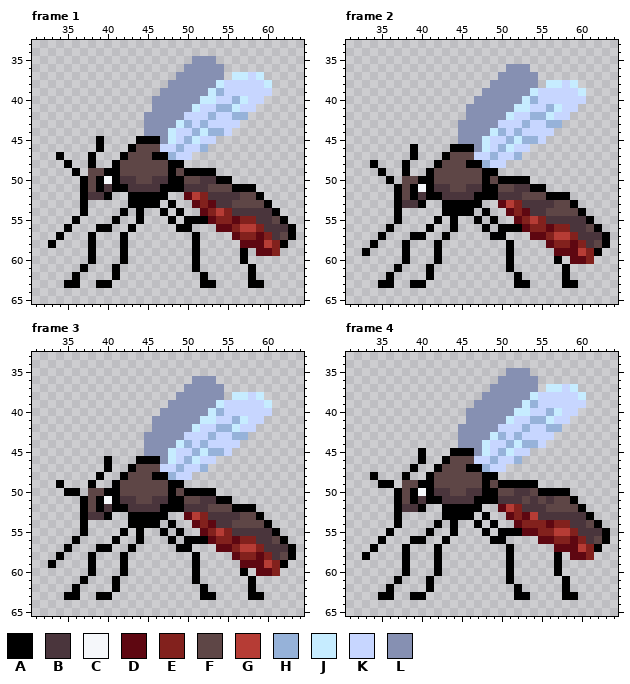
File history of a pixel-art file, Assets/Art/mosquito idle.aseprite. Above: the version before the commit.
96x96 pixels, 8 frames. Shown: frame 1: x 31..64, y 33..65; frame 2: x 31..64, y 33..65; frame 3: x 31..64, y 33..65; frame 4: x 31..64, y 33..65. The commit also changed other frames, which this record leaves out.
Palette (. is transparent): A #000000  B #4a353c  C #f5f7fa  D #5e0711  E #82211d  F #5e4646  G #b63c35  H #96b2d9  J #c6ecff  K #c7d6ff  L #8690b2
Pixels before, frame 1, first column x 33:
35 ..................LLL..........
36 .................LLLLL.........
37 ................LLLLLL.JJKJ....
38 ...............LLLLLLJKKKKKJ...
39 ..............LLLLLLJHKKKKKK...
40 .............LLLLLLJJKKHJKK....
41 .............LLLLLJKKHHJKK.....
42 ............LLLLLKKKHKKHH......
43 ............LLLLJHKHKKKK.......
44 ............LLLJKKHJHHK........
45 ......A....AAALJKHJKK..........
46 ......A...AFFFKKHKKH...........
47 .A...A...AFFFAAHKK.............
48 ..A..A..AFFFFFFAA..............
49 ...A.FFAAFFFFFFAFAAAA..........
50 ....AFACABBFFBBAAFFBBAA........
51 ....AFABAABBBBAAABBBFFFAAA.....
52 ....ABBA..AAAAA..DGEBBBBFFA....
53 ....A.....AAAA.A..DEDBBFFFFA...
54 ....A....A.A..A.A..DEGEBBBBBA..
55 ...A....A..A...A.AAADEEDEEBBFA.
56 ..A...AA..A.....AA...DDEGGEBBBA
57 .A...A...A........A....DEEDEBFA
58 A....A...A........A.....DDDGEA.
59 .....A...A........A.....A.DDE..
60 .....A...A........A.....A......
61 ....A...A.........A......A.....
62 ...A....A..........A.....A.....
63 ..AA..AA...........AA....AA....
Pixels before, frame 2, first column x 33:
36 ..................LLL..........
37 .................LLLLL.........
38 ................LLLLLL.JJKJ....
39 ...............LLLLLLJKKKKKJ...
40 ..............LLLLLLJHKKKKKK...
41 .............LLLLLLJJKKHJKK....
42 .............LLLLLJKKHHJKK.....
43 ............LLLLLKKKHKKHH......
44 ............LLLLJHKHKKKK.......
45 ............LLLJKKHJHHK........
46 ......A....AAALJKHJKK..........
47 ......A...AFFFKKHKKH...........
48 .A...A...AFFFAAHKK.............
49 ..A..A..AFFFFFFAA..............
50 ...A.FFAAFFFFFFAFAAAA..........
51 ....AFACABBFFBBAAFFBBAA........
52 ....AFABAABBBBAAABBBFFFAAA.....
53 ....ABBA..AAAAA..DGEBBBBFFA....
54 ....A.....AAAA.A..DEDBBFFFFA...
55 ....A....A.A..A.A..DEGEBBBBBA..
56 ...A....A..A...A.AAADEEDEEBBFA.
57 ..A...AA..A.....AA...DDEGGEBBBA
58 .A...A...A........A....DEEDEBFA
59 A....A...A........A.....DDDGEA.
60 .....A...A........A.....A.DDE..
61 ....A...A.........A......A.....
62 ...A....A..........A.....A.....
63 ..AA..AA...........AA....AA....
Pixels before, frame 3, first column x 33:
36 ..................LLL..........
37 .................LLLLL.........
38 ................LLLLLL.JJKJ....
39 ...............LLLLLLJKKKKKJ...
40 ..............LLLLLLJHKKKKKK...
41 .............LLLLLLJJKKHJKK....
42 .............LLLLLJKKHHJKK.....
43 ............LLLLLKKKHKKHH......
44 ............LLLLJHKHKKKK.......
45 ............LLLJKKHJHHK........
46 .......A...AAALJKHJKK..........
47 .......A..AFFFKKHKKH...........
48 ......A..AFFFAAHKK.............
49 .A...A..AFFFFFFAA..............
50 ..AA.FFAAFFFFFFAFAAAA..........
51 ....AFACABBFFBBAAFFBBAA........
52 ....AFABAABBBBAAABBBFFFAAA.....
53 ....ABBA..AAAAA..DGEBBBBFFA....
54 ....A.....AAAA.A..DEDBBFFFFA...
55 ....A....A.A..A.A..DEGEBBBBBA..
56 ...A....A..A...A.AAADEEDEEBBFA.
57 ..A...AA..A.....AA...DDEGGEBBBA
58 .A...A...A........A....DEEDEBFA
59 A....A...A........A.....DDDGEA.
60 .....A...A........A.....A.DDE..
61 ....A...A.........A......A.....
62 ...A....A..........A.....A.....
63 ..AA..AA...........AA....AA....
Pixels before, frame 4, first column x 33:
35 ..................LLL..........
36 .................LLLLL.........
37 ................LLLLLL.JJKJ....
38 ...............LLLLLLJKKKKKJ...
39 ..............LLLLLLJHKKKKKK...
40 .............LLLLLLJJKKHJKK....
41 .............LLLLLJKKHHJKK.....
42 ............LLLLLKKKHKKHH......
43 ............LLLLJHKHKKKK.......
44 ............LLLJKKHJHHK........
45 .......A...AAALJKHJKK..........
46 .......A..AFFFKKHKKH...........
47 ......A..AFFFAAHKK.............
48 .A...A..AFFFFFFAA..............
49 ..AA.FFAAFFFFFFAFAAAAA.........
50 ....AFACABBFFBBAAFFBBFAAAA.....
51 ....AFABAABBBBAAABBBFBFBFFA....
52 ....ABBA..AAAAA..DGEBBBFFFFA...
53 ....A.....AAAA.A..DEDGBBBBBBA..
54 ....A....A.A..A.A..DEEEDEEBBFA.
55 ...A....A..A...A.AAADDEEGGEBBBA
56 ..A...AA..A.....AA....DDEEDEBFA
57 .A...A...A........A.....DDDGEA.
58 A....A...A........A.....A.DDE..
59 .....A...A........A.....A......
60 .....A...A........A.....A......
61 ....A...A.........A......A.....
62 ...A....A..........A.....A.....
63 ..AA..AA...........AA....AA....
New version:
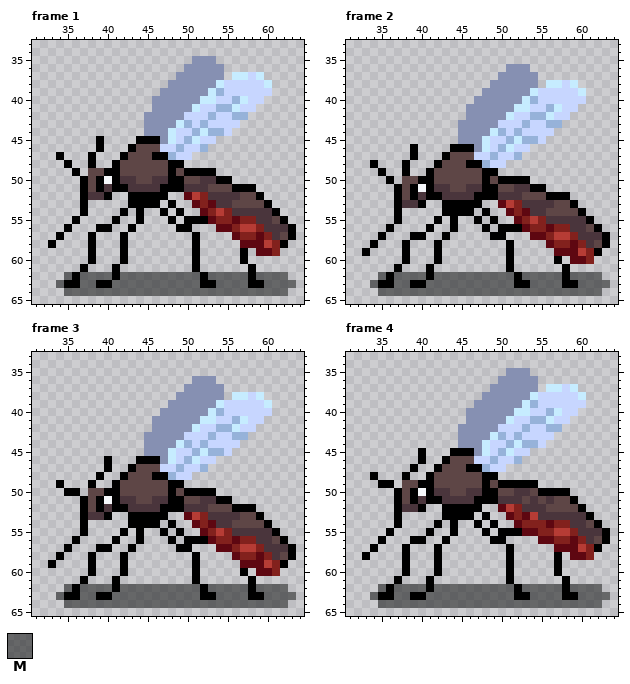
Colours new in this view: M #22232399
Changes in this commit:
{"change": "layer \"Layer 2\" opacity 60% added"}
{"where": "frame 1, layer \"Layer 2\""}
{"frame":1,"y":62,"x":35,"old":".","new":"M"}
{"frame":1,"y":62,"x":37,"old":"....","new":"MMMM"}
{"frame":1,"y":62,"x":42,"old":"..........","new":"MMMMMMMMMM"}
{"frame":1,"y":62,"x":53,"old":".....","new":"MMMMM"}
{"frame":1,"y":62,"x":59,"old":"....","new":"MMMM"}
{"frame":1,"y":63,"x":34,"old":".","new":"M"}
{"frame":1,"y":63,"x":37,"old":"..","new":"MM"}
{"frame":1,"y":63,"x":41,"old":"...........","new":"MMMMMMMMMMM"}
{"frame":1,"y":63,"x":54,"old":"....","new":"MMMM"}
{"frame":1,"y":63,"x":60,"old":"....","new":"MMMM"}
{"frame":1,"y":64,"x":35,"old":"............................","new":"MMMMMMMMMMMMMMMMMMMMMMMMMMMM"}
{"where": "frame 2, layer \"Layer 2\""}
{"frame":2,"y":62,"x":35,"old":".","new":"M"}
{"frame":2,"y":62,"x":37,"old":"....","new":"MMMM"}
{"frame":2,"y":62,"x":42,"old":"..........","new":"MMMMMMMMMM"}
{"frame":2,"y":62,"x":53,"old":".....","new":"MMMMM"}
{"frame":2,"y":62,"x":59,"old":"....","new":"MMMM"}
{"frame":2,"y":63,"x":34,"old":".","new":"M"}
{"frame":2,"y":63,"x":37,"old":"..","new":"MM"}
{"frame":2,"y":63,"x":41,"old":"...........","new":"MMMMMMMMMMM"}
{"frame":2,"y":63,"x":54,"old":"....","new":"MMMM"}
{"frame":2,"y":63,"x":60,"old":"....","new":"MMMM"}
{"frame":2,"y":64,"x":35,"old":"............................","new":"MMMMMMMMMMMMMMMMMMMMMMMMMMMM"}
{"where": "frame 3, layer \"Layer 2\""}
{"frame":3,"y":62,"x":35,"old":".","new":"M"}
{"frame":3,"y":62,"x":37,"old":"....","new":"MMMM"}
{"frame":3,"y":62,"x":42,"old":"..........","new":"MMMMMMMMMM"}
{"frame":3,"y":62,"x":53,"old":".....","new":"MMMMM"}
{"frame":3,"y":62,"x":59,"old":"....","new":"MMMM"}
{"frame":3,"y":63,"x":34,"old":".","new":"M"}
{"frame":3,"y":63,"x":37,"old":"..","new":"MM"}
{"frame":3,"y":63,"x":41,"old":"...........","new":"MMMMMMMMMMM"}
{"frame":3,"y":63,"x":54,"old":"....","new":"MMMM"}
{"frame":3,"y":63,"x":60,"old":"....","new":"MMMM"}
{"frame":3,"y":64,"x":35,"old":"............................","new":"MMMMMMMMMMMMMMMMMMMMMMMMMMMM"}
{"where": "frame 4, layer \"Layer 2\""}
{"frame":4,"y":62,"x":35,"old":".","new":"M"}
{"frame":4,"y":62,"x":37,"old":"....","new":"MMMM"}
{"frame":4,"y":62,"x":42,"old":"..........","new":"MMMMMMMMMM"}
{"frame":4,"y":62,"x":53,"old":".....","new":"MMMMM"}
{"frame":4,"y":62,"x":59,"old":"....","new":"MMMM"}
{"frame":4,"y":63,"x":34,"old":".","new":"M"}
{"frame":4,"y":63,"x":37,"old":"..","new":"MM"}
{"frame":4,"y":63,"x":41,"old":"...........","new":"MMMMMMMMMMM"}
{"frame":4,"y":63,"x":54,"old":"....","new":"MMMM"}
{"frame":4,"y":63,"x":60,"old":"....","new":"MMMM"}
{"frame":4,"y":64,"x":35,"old":"............................","new":"MMMMMMMMMMMMMMMMMMMMMMMMMMMM"}
